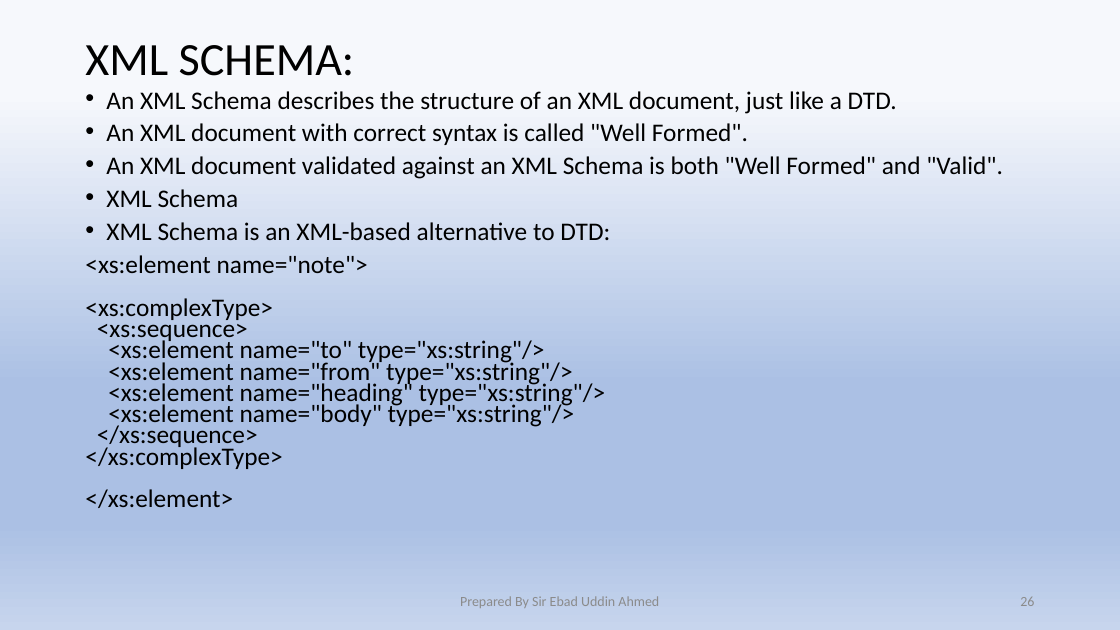
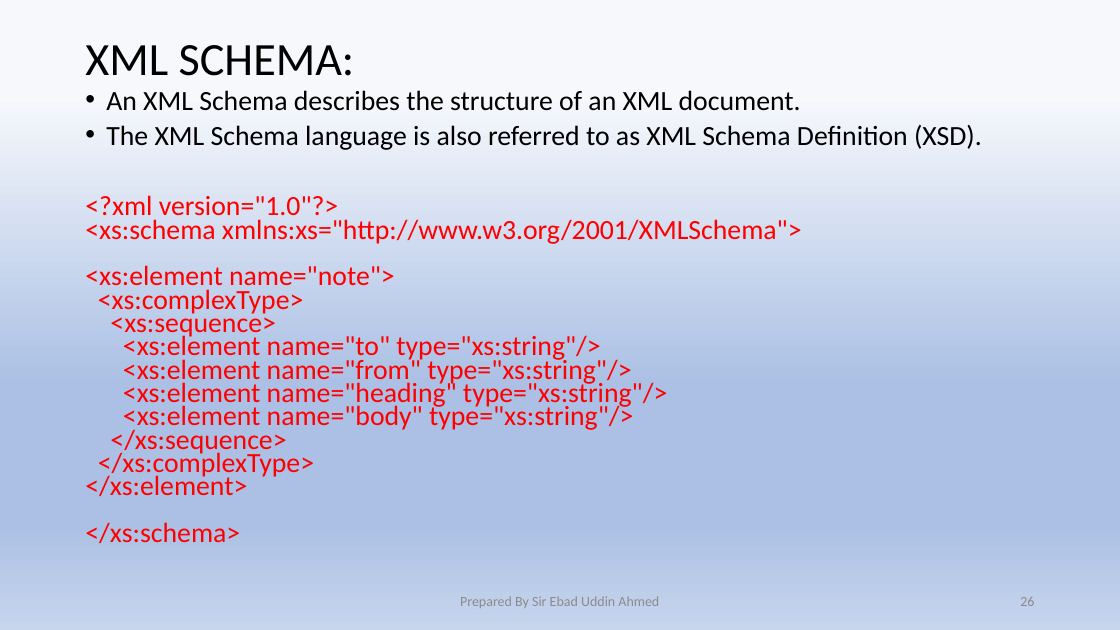
Before and after one commit to Ebad-uddin/Documentation, a slide deck: slide 26 of XML.pptx. Drawn at 1120x630 pixels with LibreOffice and Linux fonts; fonts in the diff are those of the drawing. Boxes give left, top, right and bottom in pixels: in the first picture for what was removed or moved away, otherwise in the second. Text is boxed around its words. In the diff, an @@ line names an element or a change of style, - is before the commit and + after.

```diff
--- a/XML.pptx
+++ b/XML.pptx
@@ text at (x1=85, y1=90, x2=982, y2=543): text changed; size 21.7 to 23.8 pt; text colour #000000 to #FF0000 @@
-• An XML Schema describes the structure of an XML document, just like a DTD.
-• An XML document with correct syntax is called "Well Formed".
-• An XML document validated against an XML Schema is both "Well Formed" and "Valid".
-• XML Schema
-• XML Schema is an XML-based alternative to DTD:
-<xs:element name="note">
-<xs:complexType>
-<xs:sequence>
-<xs:element name="to" type="xs:string"/>
-<xs:element name="from" type="xs:string"/>
-<xs:element name="heading" type="xs:string"/>
-<xs:element name="body" type="xs:string"/>
-</xs:sequence>
-</xs:complexType>
-</xs:element>
+• An XML Schema describes the structure of an XML document.
+• The XML Schema language is also referred to as XML Schema Definition (XSD).
+<?xml version="1.0"?>
+<xs:schema xmlns:xs="http://www.w3.org/2001/XMLSchema">
+<xs:element name="note">
+<xs:complexType>
+<xs:sequence>
+<xs:element name="to" type="xs:string"/>
+<xs:element name="from" type="xs:string"/>
+<xs:element name="heading" type="xs:string"/>
+<xs:element name="body" type="xs:string"/>
+</xs:sequence>
+</xs:complexType>
+</xs:element>
+</xs:schema>
```
Also in this commit, not shown: 1 other slide changed, 5 slides added.
